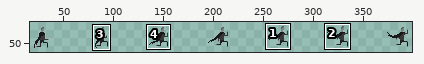
One commit to this sprite sheet: Assets/Art/Spritesheets/Human Spritesheet/Human_jumping.png. Above, an overview of the earlier version with the close-up marked.
Close-up. Before the commit:
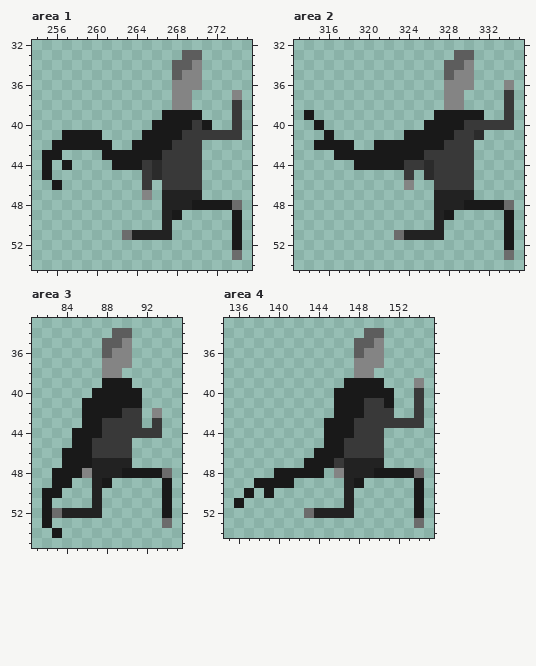
The file is 420x60 pixels. Colours within 5 levels of each other are drawn and written as one. Shown: area 1: x 254..275, y 32..54; area 2: x 313..335, y 32..54; area 3: x 81..95, y 33..55; area 4: x 135..155, y 33..54. The wide view leaves out empty margins. The commit also changed other parts of the picture, which this record leaves out.
The same view after the edit:
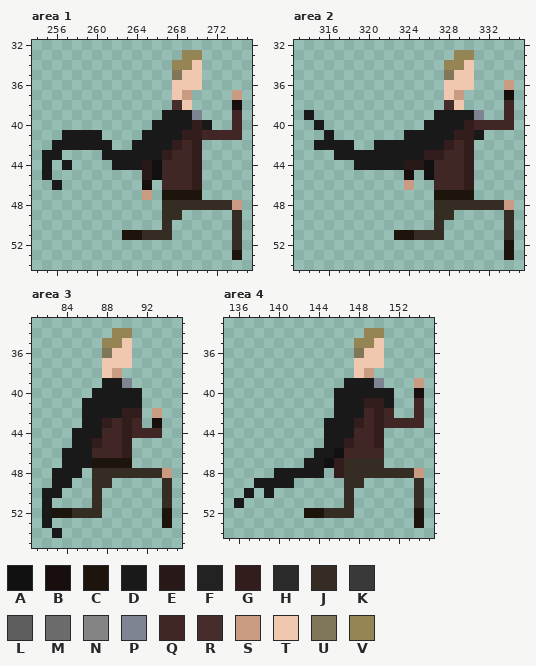
Palette (. is transparent): A #101010  B #180e0d  C #1d150b  D #191919  E #281918  F #222222  G #331d1c  H #2b2b2b  J #352d24  K #393939  L #5d5d5d  M #6c6c6c  N #848484  P #7e8492  Q #402726  R #462d2c  S #ca9b83  T #f0c8af  U #807658  V #958555
Difference:
Changed rows in their new state; - is an unchanged pixel.
Area 1:
first column x 263:
33 ------VV----
34 -----VVT----
35 -----UTT----
36 -----TTT----
37 -----TS----S
38 -----RT----B
39 -------P---Q
40 -------G---Q
41 ------GGQQQQ
42 -----GQG----
43 ----GQQG----
44 --EAQQQG----
45 --EAQQQG----
46 --B-QQQG----
47 --S-CCCC----
48 ----JJJJJJJS
49 ----JJ-----J
50 ----J------J
51 CCJJJ------J
52 -----------J
53 -----------C
Area 2:
first column x 323:
33 ------VV----
34 -----VVT----
35 -----UTT----
36 -----TTT---S
37 -----TS----B
38 -----RT----Q
39 --------P--Q
40 -------GQQQQ
41 ------GGD---
42 -----GQG----
43 ---GGQQG----
44 -EEAQQQG----
45 -B-AQQQG----
46 -S--QQQG----
47 ----CCCC----
48 ----JJJJJJJS
49 ----JJ-----J
50 ----J------J
51 CCJJJ------J
52 -----------C
53 -----------C
Area 3:
first column x 83:
34 ------VV----
35 -----VVT----
36 -----UTT----
37 -----TTT----
38 -----TS-----
39 -------P----
42 -------GG-S-
43 -----GQGQ-B-
44 -----QQGQQQ-
45 ----GQQG----
46 ----QQQG----
47 ----CCCC----
48 ---.JJJJJJJS
49 ----JJ-----J
50 ----J------J
51 ----J------J
52 CCJJJ------C
53 -----------C
Area 4:
first column x 143:
34 ------VV----
35 -----VVT----
36 -----UTT----
37 -----TTT----
38 -----TS-----
39 -------P---S
40 -----------B
41 ------GG---Q
42 ------QGQ--Q
43 -----GQGQQQQ
44 -----QQG----
45 ----GQQG----
46 ---AQQQQ----
47 --AGJJJJ----
48 ---GJJJJJJJS
49 ----JJ-----J
50 ----J------J
51 ----J------J
52 CCJJJ------C
53 -----------C
